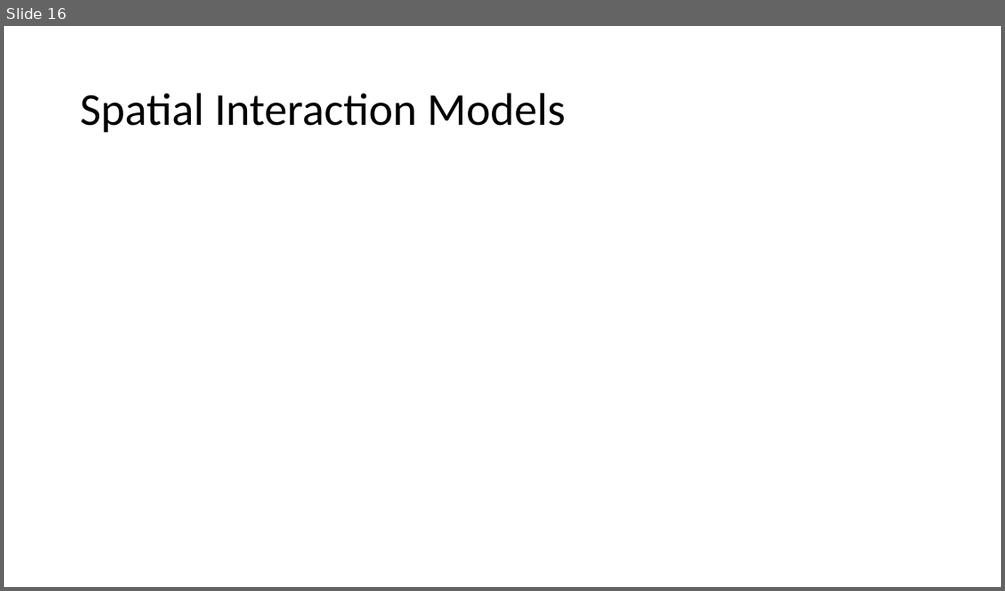
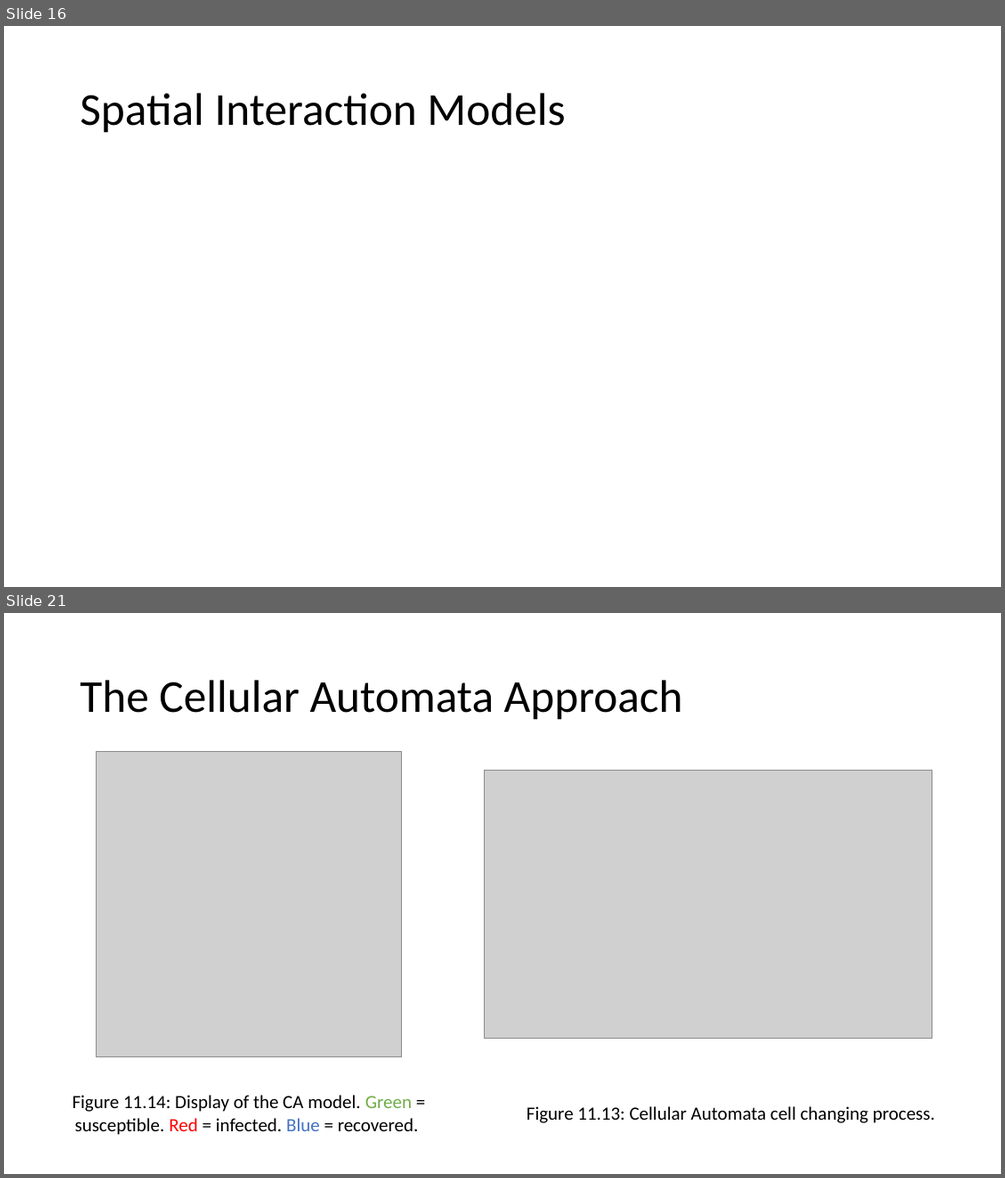
Before and after one commit to abmgis/abmgis, a slide deck: Chapter11-AlternativeModellingApproaches/Chapter11.pptx. Shown one above the other, each under a label of ours: slide 16 before the commit, slides 16 and 21 after it; the slides between them are not shown. The pictures are 1005x591 and 1005x1178 pixels, drawn with LibreOffice and Linux fonts; fonts in the diff are those of the drawing; grey boxes stand for pictures. Boxes give left, top, right and bottom in pixels: in the first picture for what was removed or moved away, otherwise in the second. Text is boxed around its words. In the diff, an @@ line names an element or a change of style, - is before the commit and + after.

Commit message:
Uploaded models to Chapter 11

```diff
--- a/Chapter11-AlternativeModellingApproaches/Chapter11.pptx
+++ b/Chapter11-AlternativeModellingApproaches/Chapter11.pptx
@@ slide 21 added at [4,613,1001,1174], background #FFFFFF @@
@@ title added at [80,680,683,720], 44 pt, text #000000 @@
+The Cellular Automata Approach
@@ picture added at [96,751,401,1056] @@
@@ picture added at [484,770,932,1038] @@
@@ text added at [73,1094,419,1135], 18 pt, text #000000 @@
+Figure 11.14: Display of the CA model. Green = susceptible. Red = infected. Blue = recovered.
@@ text added at [526,1106,935,1123], 18 pt, text #000000 @@
+Figure 11.13: Cellular Automata cell changing process.
```
Also in this commit, not shown: 8 other slides added, 5 other files.
